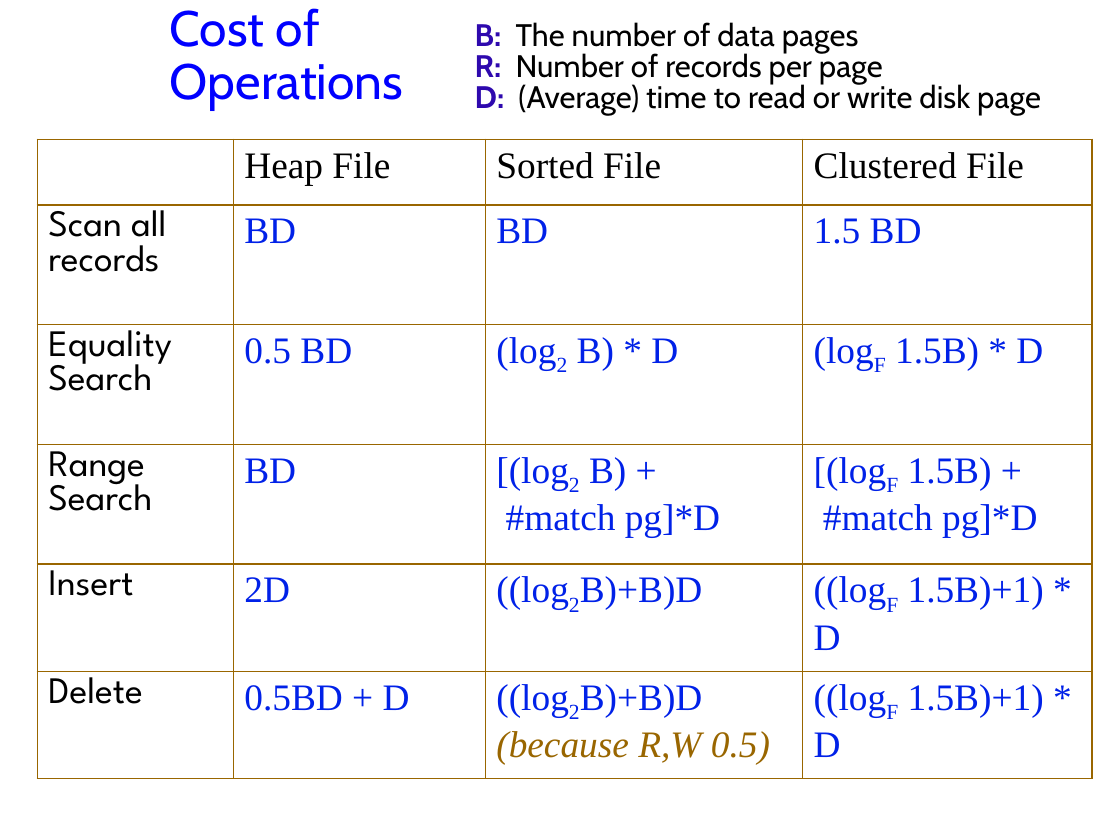
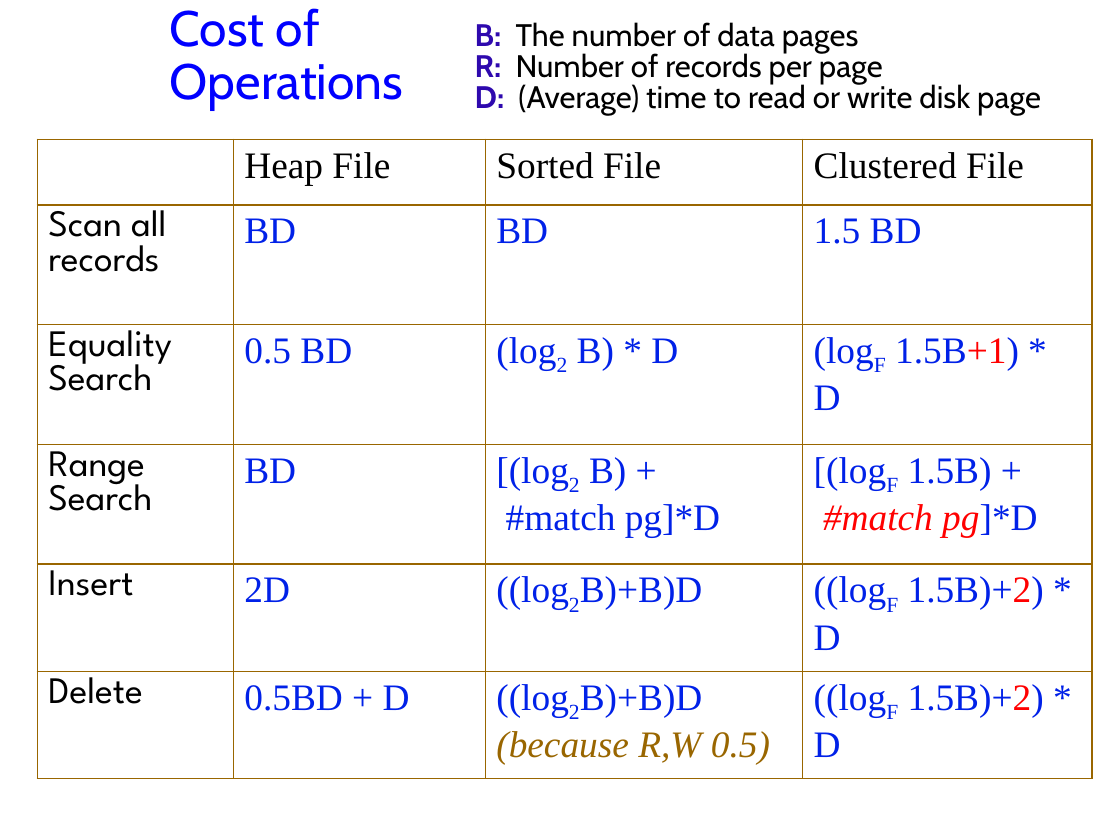
Before and after one commit to jhellerstein/cs186-09, a slide deck: slide 22 of lecs/05-FilesIndexes.ppt. Drawn at 1120x840 pixels with LibreOffice and Linux fonts; fonts in the diff are those of the drawing; background and template pictures are left out. Boxes give left, top, right and bottom in pixels: in the first picture for what was removed or moved away, otherwise in the second. Text is boxed around its words. In the diff, an @@ line names an element or a change of style, - is before the commit and + after.

```diff
--- a/lecs/05-FilesIndexes.ppt
+++ b/lecs/05-FilesIndexes.ppt
@@ table at bbox=[37, 139, 1091, 785] @@
-row 3, column 4: (logF 1.5B) * D
+row 3, column 4: (logF 1.5B+1) * D
-row 5, column 4: ((logF 1.5B)+1) * D
+row 5, column 4: ((logF 1.5B)+2) * D
-row 6, column 4: ((logF 1.5B)+1) * D
+row 6, column 4: ((logF 1.5B)+2) * D
@@ text colour #0021E8 to #FF0000, italic on in "#match pg]*D" @@
```
Also in this commit, not shown: 2 other slides changed.
